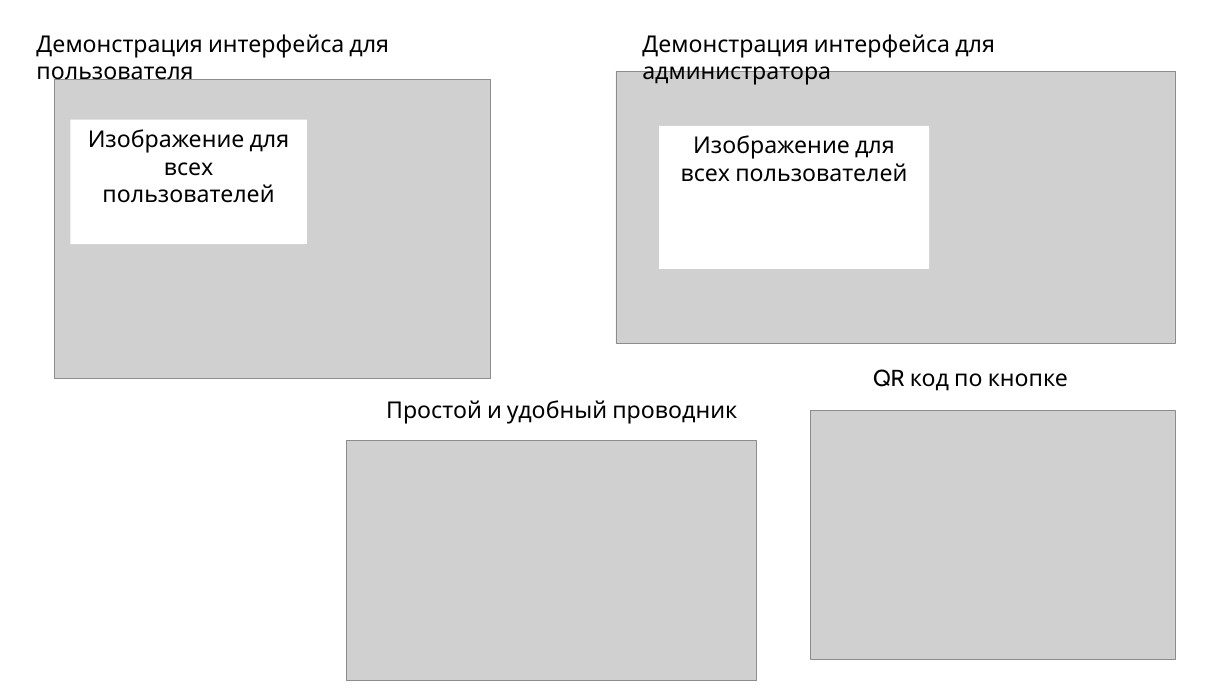
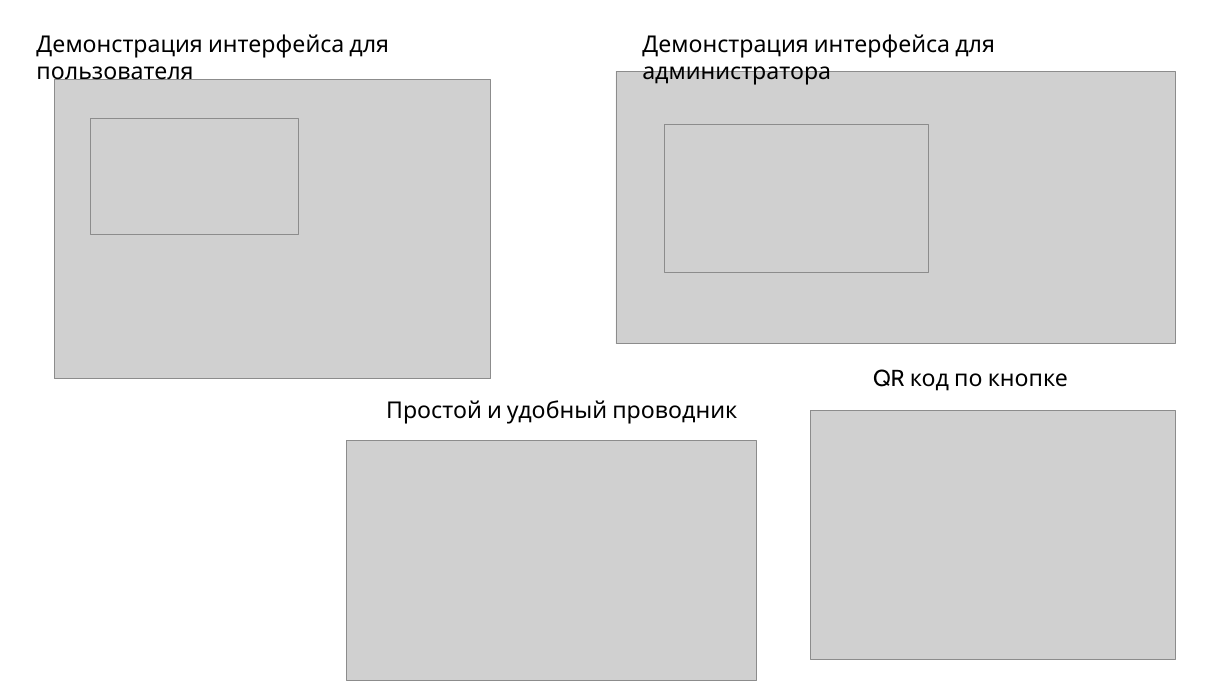
Before and after one commit to vega-d/CatClient, a slide deck: slide 3 of Presentation for CatClient on RU.pptx. Drawn at 1232x693 pixels with LibreOffice and Linux fonts; fonts in the diff are those of the drawing; grey boxes stand for pictures. Boxes give left, top, right and bottom in pixels: in the first picture for what was removed or moved away, otherwise in the second. Text is boxed around its words. In the diff, an @@ line names an element or a change of style, - is before the commit and + after.

```diff
--- a/Presentation for CatClient on RU.pptx
+++ b/Presentation for CatClient on RU.pptx
@@ picture added at (90, 118, 299, 234) @@
@@ rectangle removed at (70, 120, 307, 245) @@
-Изображение для всех пользователей
@@ rectangle removed at (659, 126, 929, 269) @@
-Изображение для всех пользователей
@@ picture added at (665, 124, 929, 273) @@
```
Also in this commit, not shown: 5 other slides changed, 1 slide removed, 1 other file.
